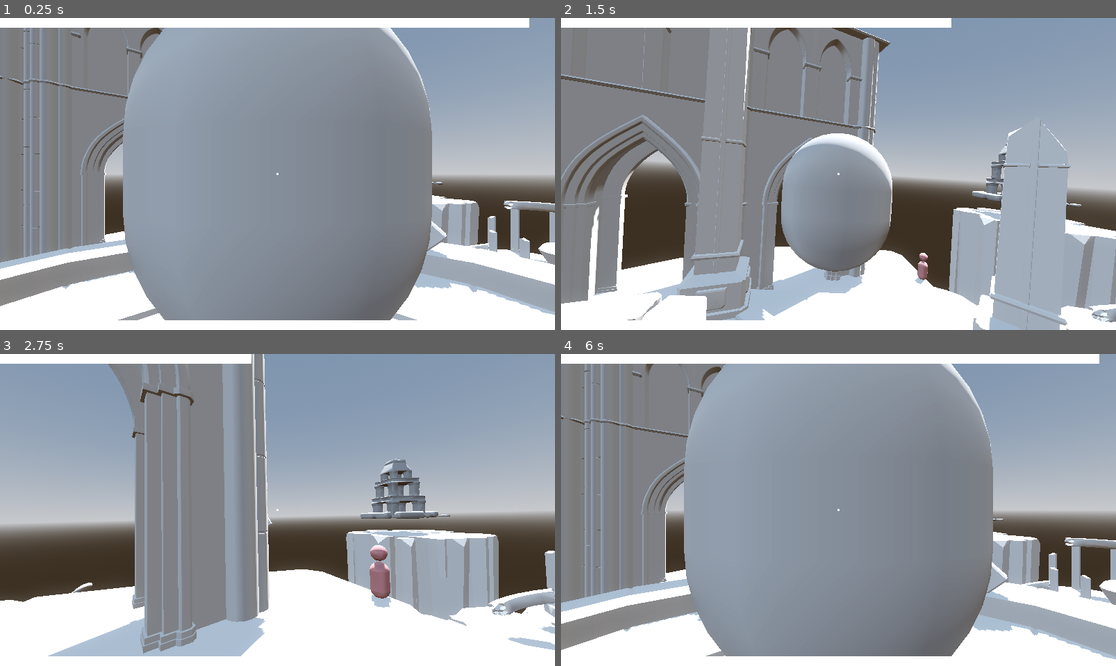
Above: before the commit, frames 1-4 (two rows, left to right).
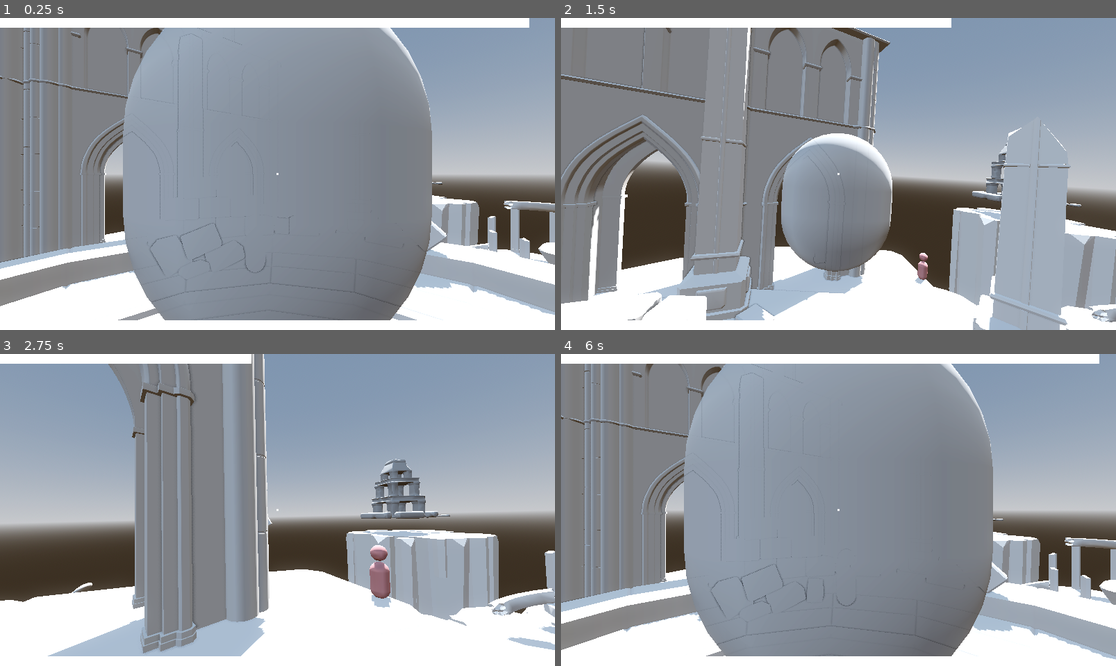
Above: after the commit, the same moments.

Repository: madmonki/GGJ2026
Game: Godot game, scene res://main.tscn
Two runs of this game, one before a commit and one after it. Both use one fixed random seed, a clock stepped at 60 frames per second and the inputs below.
Inputs (mouse positions are in pixels of both pictures, inside the frame that each line leads up to):
- Up to frame 1 (0.25 s): no input
- Up to frame 2 (1.5 s): move the mouse to (866, 174) at 0.52 s; press the mouse at (866, 174) at 0.53 s; hold W (move_forward) from 0.53 s (still down); tap Space (jump) at 0.77 s; move the mouse to (810, 174) at 1.27 s; release the mouse at (810, 174) at 1.28 s; tap Shift (sprint) at 1.35 s
- Up to frame 3 (2.75 s): keep holding W (move_forward); tap Space (jump) at 1.52 s; move the mouse to (288, 503) at 2.02 s; press the mouse at (288, 503) at 2.03 s
- Up to frame 4 (6 s): move the mouse to (832, 516) at 2.77 s; release the mouse at (832, 516) at 2.78 s; tap Shift (sprint) at 2.85, 4.35 s; tap Space (jump) at 3.02, 3.77, 4.52 s; move the mouse to (877, 513) at 3.52 s; press the mouse at (877, 513) at 3.53 s; move the mouse to (794, 506) at 4.27 s; release the mouse at (794, 506) at 4.28 s; move the mouse to (844, 510) at 5.02 s; press the mouse at (844, 510) at 5.03 s; release W (move_forward) at 5.75 s; release the mouse at (844, 510) at 5.75 s; click "RETRY" at 5.75 s

The runs differ from the first frame. In frame 1, 0.3% of the frame differs, in the area x 0-78%, y 3-93%; in frame 2, 0.2%; in frame 3, 0.1%; in frame 4, 0.3%.

Commit message:
AO enable

Diff:
--- a/main.tscn
+++ b/main.tscn
@@ -26,6 +26,7 @@
 background_mode = 2
 sky = SubResource("Sky_1")
 tonemap_mode = 2
+ssao_enabled = true
 glow_enabled = true
 
 [sub_resource type="BoxMesh" id="BoxMesh_lquwl"]
Not shown: 1 places in main.tscn that only renumber resources
